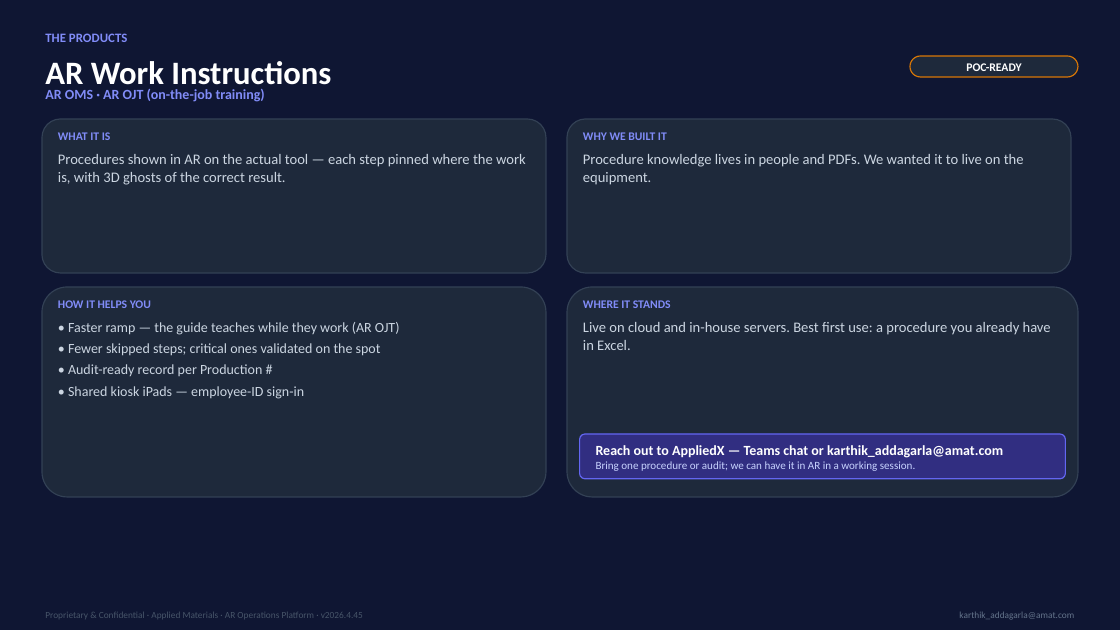
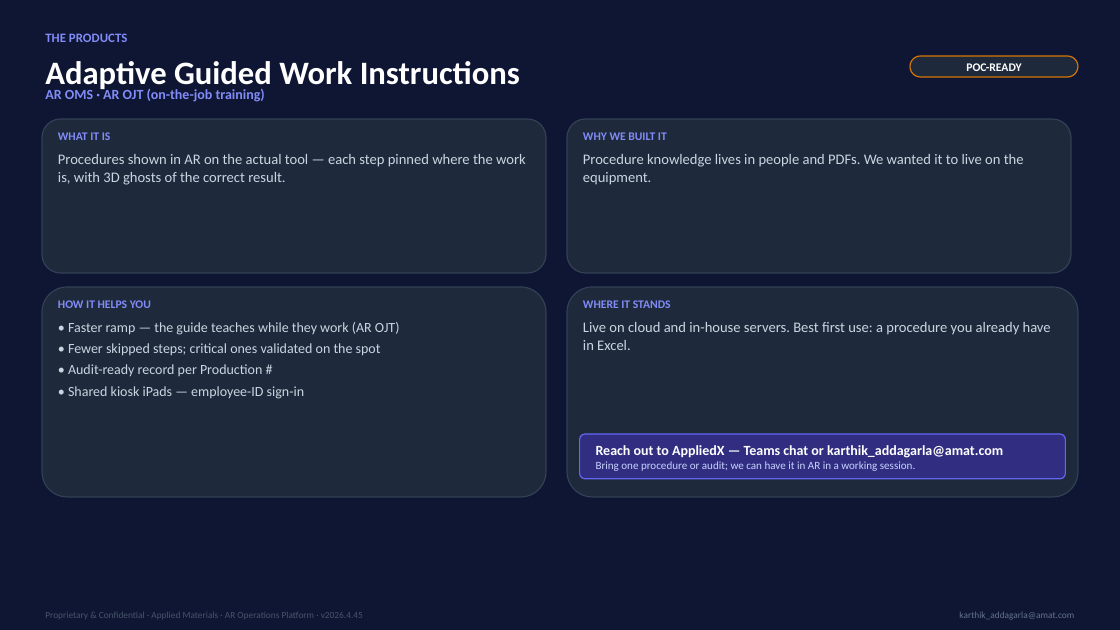
Before and after one commit to krocx/spatial-tapgging-app, a slide deck: slide 3 of sib/portal/AR-Platform-Map.pptx. Drawn at 1120x630 pixels with LibreOffice and Linux fonts; fonts in the diff are those of the drawing. Boxes give left, top, right and bottom in pixels: in the first picture for what was removed or moved away, otherwise in the second. Text is boxed around its words. In the diff, an @@ line names an element or a change of style, - is before the commit and + after.

```diff
--- a/sib/portal/AR-Platform-Map.pptx
+++ b/sib/portal/AR-Platform-Map.pptx
@@ text at (x1=45, y1=61, x2=520, y2=93): text changed @@
-AR Work Instructions
+Adaptive Guided Work Instructions
```
Also in this commit, not shown: 2 other slides changed, 9 other files.
